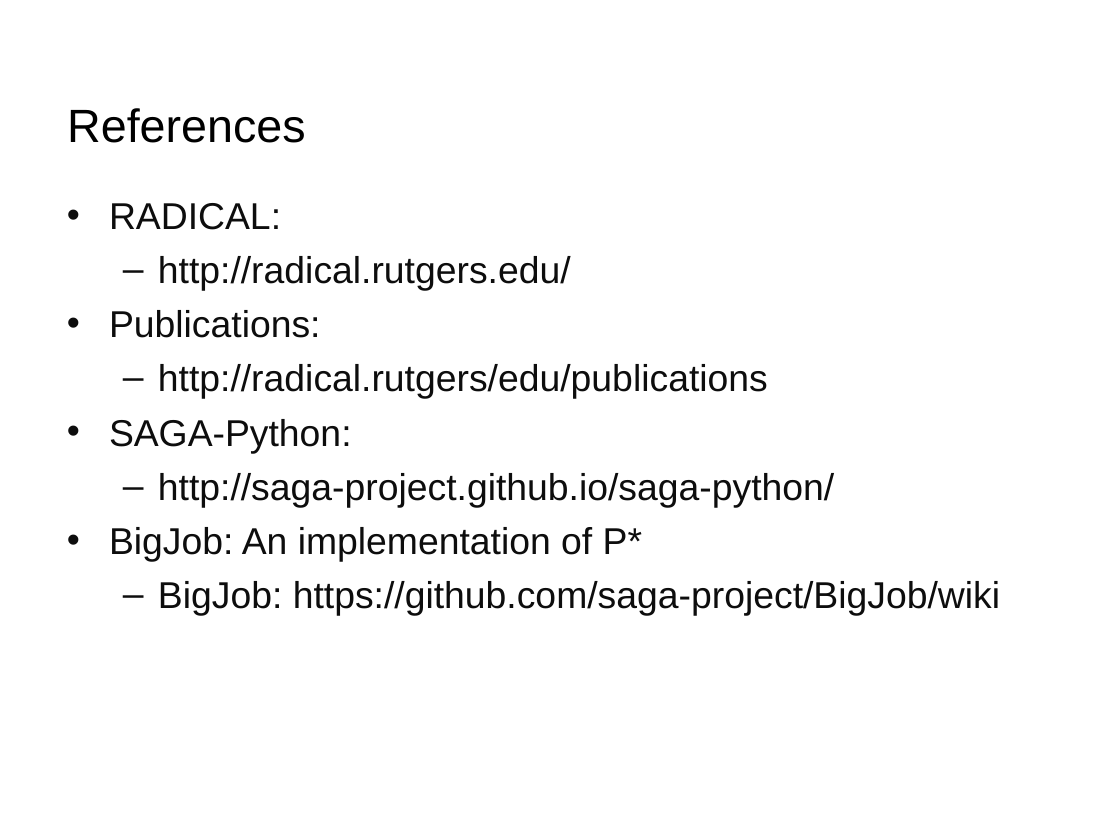
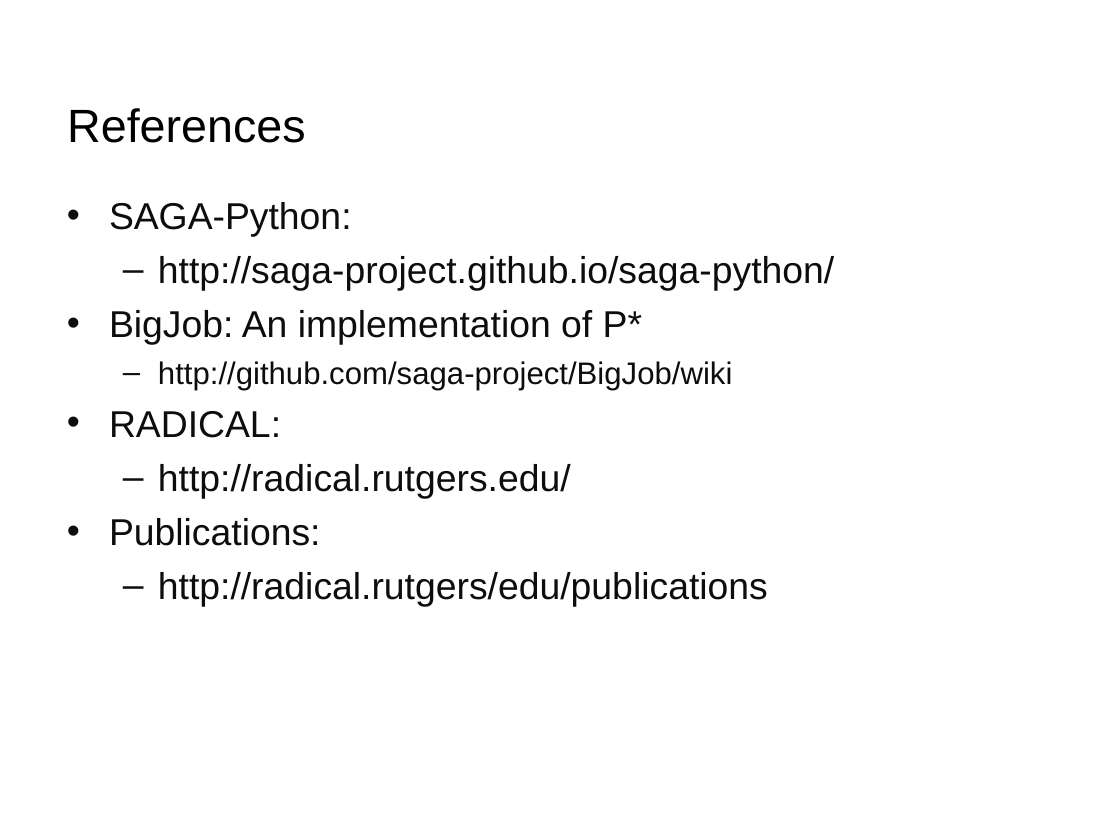
Before and after one commit to saga-project/presentations, a slide deck: slide 41 of bnl-pstar.ppt. Drawn at 1120x840 pixels with LibreOffice and Linux fonts; fonts in the diff are those of the drawing; background and template pictures are left out. Boxes give left, top, right and bottom in pixels: in the first picture for what was removed or moved away, otherwise in the second. Text is boxed around its words. In the diff, an @@ line names an element or a change of style, - is before the commit and + after.

```diff
--- a/bnl-pstar.ppt
+++ b/bnl-pstar.ppt
@@ text at box(109, 202, 834, 390): paragraphs added @@
+• SAGA-Python:
+  – http://saga-project.github.io/saga-python/
+• BigJob: An implementation of P*
+  – http://github.com/saga-project/BigJob/wiki
@@ text at box(109, 419, 1000, 616): paragraphs removed @@
-• SAGA-Python:
-  – http://saga-project.github.io/saga-python/
-• BigJob: An implementation of P*
-  – BigJob: https://github.com/saga-project/BigJob/wiki
```
Also in this commit, not shown: 3 other slides changed, 1 slide added, 1 slide removed.
